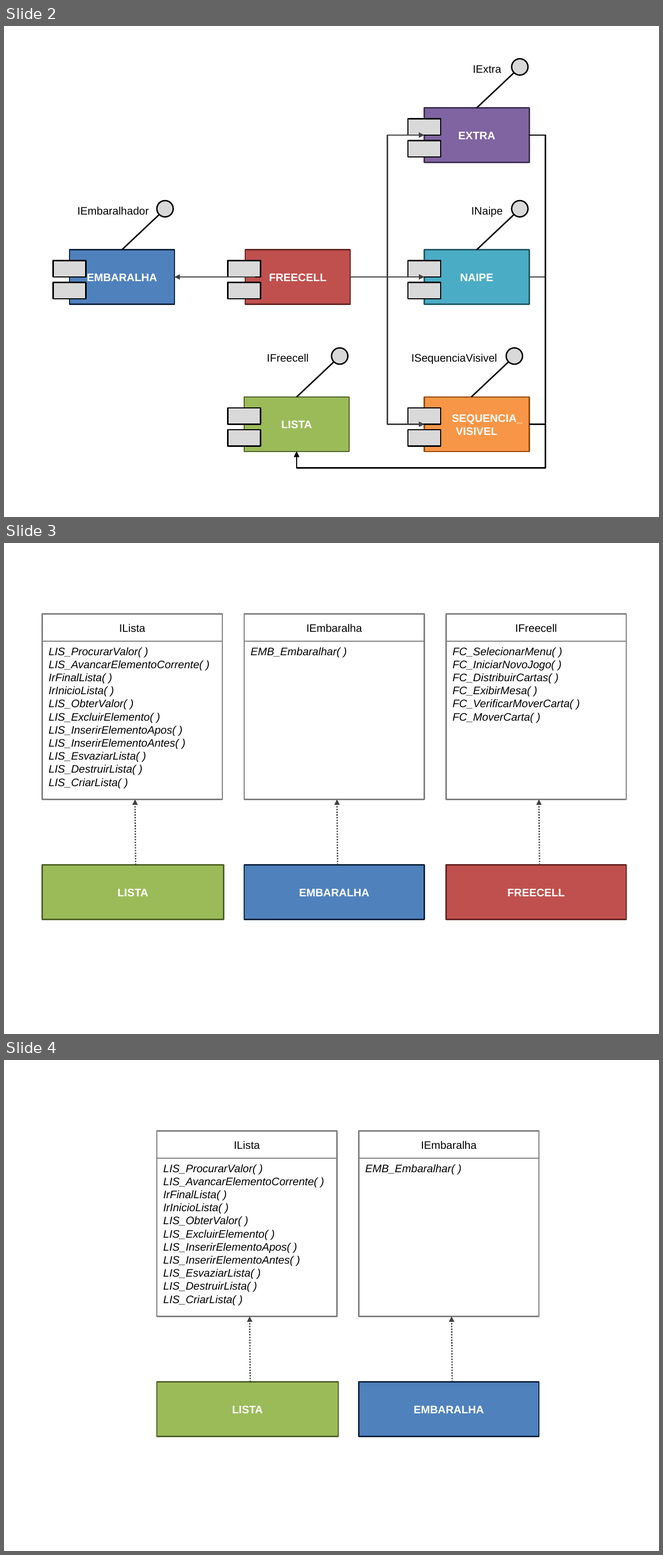
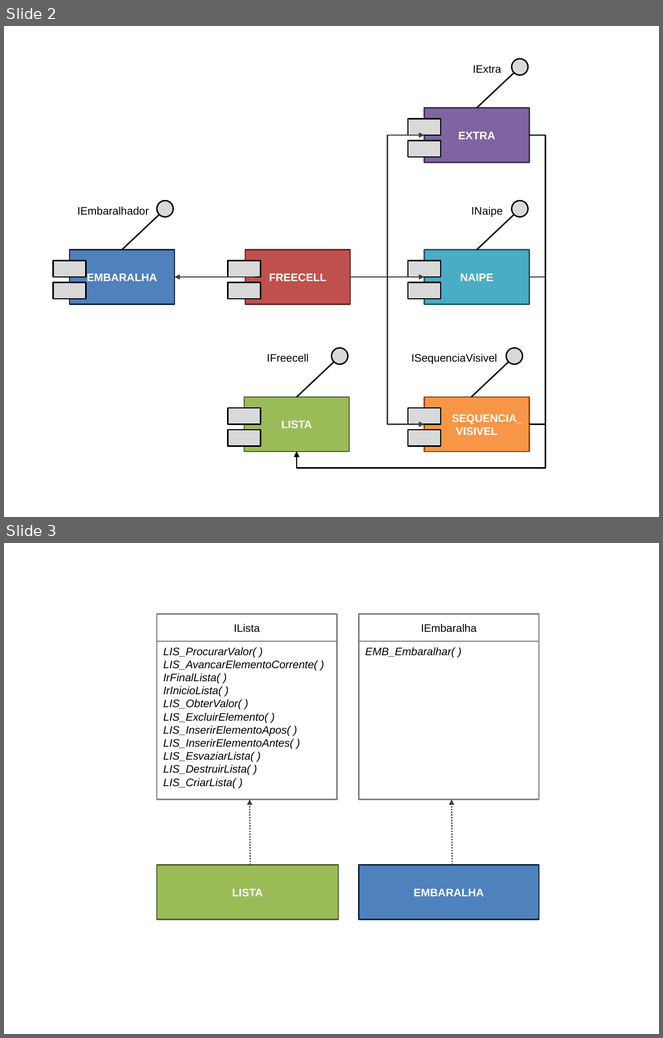
Before and after one commit to gbarros/modular.programming.work, a slide deck: Documentos/modelagem_v2.pptx. Shown one above the other, each under a label of ours: slides 2, 3 and 4 before the commit, slides 2 and 3 after it. The pictures are 663x1555 and 663x1038 pixels, drawn with LibreOffice and Linux fonts; fonts in the diff are those of the drawing. Boxes give left, top, right and bottom in pixels: in the first picture for what was removed or moved away, otherwise in the second. Text is boxed around its words. In the diff, an @@ line names an element or a change of style, - is before the commit and + after.

Commit message:
Mudança radical
Documentação atualizada; mudança especificação; atualização relatório;
desenvolvimento freecell e mudanças menores nos módulos (impressão e
nova função contar cartas em NAIPE)

```diff
--- a/Documentos/modelagem_v2.pptx
+++ b/Documentos/modelagem_v2.pptx
@@ slide 3 removed at bbox=[4, 543, 659, 1034], background #FFFFFF @@
@@ rectangle removed at bbox=[42, 614, 222, 641] @@
-ILista
@@ rectangle removed at bbox=[244, 614, 425, 641] @@
-IEmbaralha
@@ rectangle removed at bbox=[446, 614, 626, 641] @@
-IFreecell
@@ rectangle removed at bbox=[42, 641, 222, 800] @@
-LIS_ProcurarValor( )
-LIS_AvancarElementoCorrente( )
-IrFinalLista( )
-IrInicioLista( )
-LIS_ObterValor( )
-LIS_ExcluirElemento( )
-LIS_InserirElementoApos( )
-LIS_InserirElementoAntes( )
-LIS_EsvaziarLista( )
-LIS_DestruirLista( )
-LIS_CriarLista( )
@@ rectangle removed at bbox=[244, 641, 425, 800] @@
-EMB_Embaralhar( )
@@ rectangle removed at bbox=[446, 641, 626, 800] @@
-FC_SelecionarMenu( )
-FC_IniciarNovoJogo( )
-FC_DistribuirCartas( )
-FC_ExibirMesa( )
-FC_VerificarMoverCarta( )
-FC_MoverCarta( )
@@ arrow removed from (136, 865) to (135, 800) @@
@@ arrow removed from (337, 865) to (337, 800) @@
@@ arrow removed from (540, 865) to (539, 800) @@
@@ rectangle removed at bbox=[42, 865, 223, 919] @@
-LISTA
@@ rectangle removed at bbox=[244, 865, 425, 919] @@
-EMBARALHA
@@ rectangle removed at bbox=[446, 865, 626, 919] @@
-FREECELL
@@ what was slide 4 is now slide 3 @@
```
Also in this commit, not shown: 3 slides changed, 8 other files.
